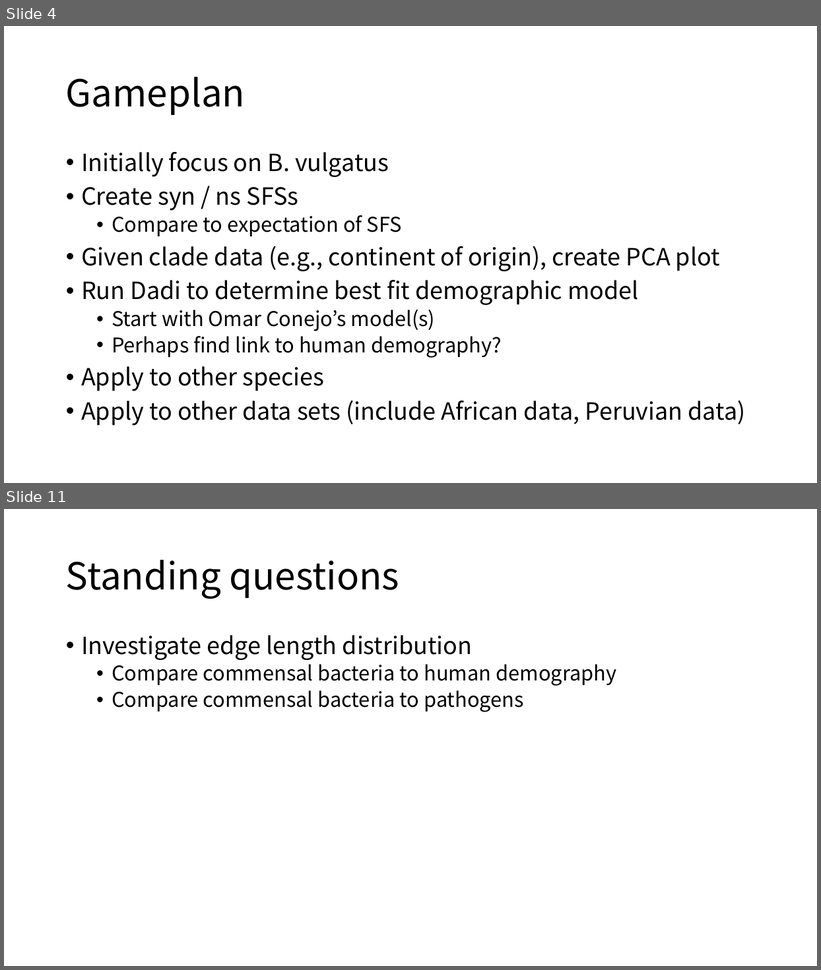
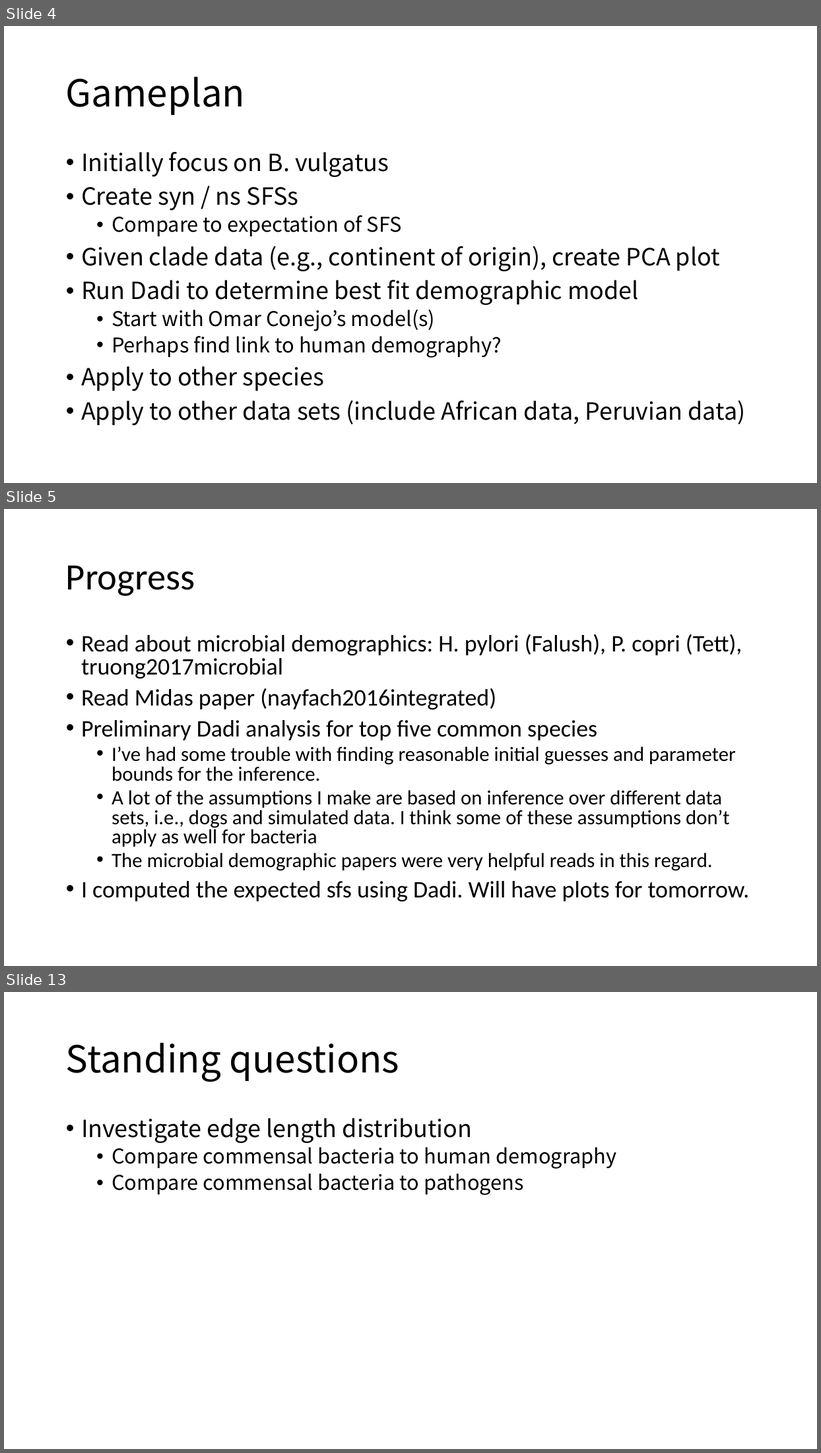
Before and after one commit to jon-mah/demo_for_ccgb, a slide deck: Summary/20210118_demo_for_ccgb_rotation_update.pptx. Shown one above the other, each under a label of ours: slides 4 and 11 before the commit, slides 4, 5 and 13 after it; the slides between them are not shown. The pictures are 821x970 and 821x1453 pixels, drawn with LibreOffice and Linux fonts; fonts in the diff are those of the drawing. Boxes give left, top, right and bottom in pixels: in the first picture for what was removed or moved away, otherwise in the second. Text is boxed around its words. In the diff, an @@ line names an element or a change of style, - is before the commit and + after.

```diff
--- a/Summary/20210118_demo_for_ccgb_rotation_update.pptx
+++ b/Summary/20210118_demo_for_ccgb_rotation_update.pptx
@@ slide 5 added at bbox=[4, 509, 817, 966], background #FFFFFF @@
@@ title added at bbox=[66, 565, 195, 596], 44 pt, text #000000 @@
+Progress
@@ text added at bbox=[81, 634, 750, 902], 24 pt, text #000000 @@
+• Read about microbial demographics: H. pylori (Falush), P. copri (Tett), truong2017microbial
+• Read Midas paper (nayfach2016integrated)
+• Preliminary Dadi analysis for top five common species
+  • I’ve had some trouble with finding reasonable initial guesses and parameter bounds for the inference.
+  • A lot of the assumptions I make are based on inference over different data sets, i.e., dogs and simulated data. I think some of these assumptions don’t apply as well for bacteria
+  • The microbial demographic papers were very helpful reads in this regard.
+• I computed the expected sfs using Dadi. Will have plots for tomorrow.
@@ what was slide 11 is now slide 13 @@
```
Also in this commit, not shown: 3 slides changed, 5 other slides added, 4 slides removed, 1 other file.
